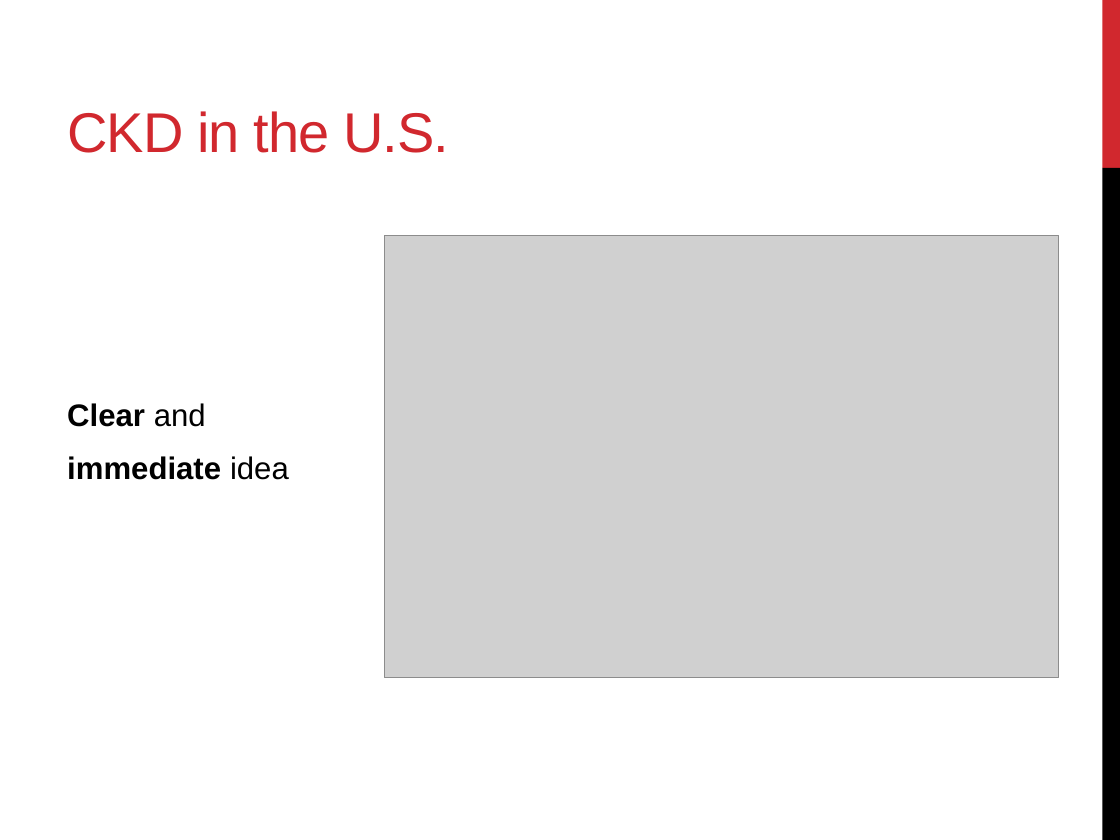
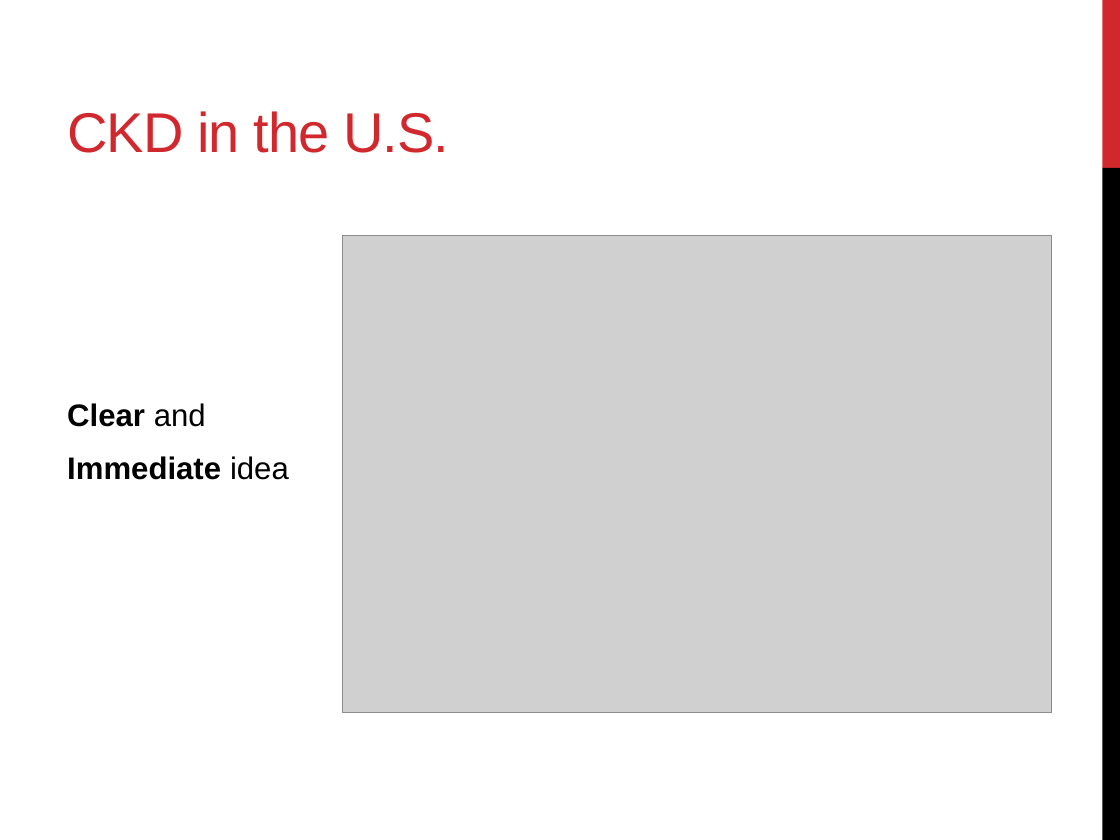
Before and after one commit to hertlen/bdsi16ehr, a slide deck: slide 3 of CKD.pptx (slide 2 before the commit). Drawn at 1120x840 pixels with LibreOffice and Linux fonts; fonts in the diff are those of the drawing; grey boxes stand for pictures. Boxes give left, top, right and bottom in pixels: in the first picture for what was removed or moved away, otherwise in the second. Text is boxed around its words. In the diff, an @@ line names an element or a change of style, - is before the commit and + after.

Commit message:
Add files via upload
Updates

```diff
--- a/CKD.pptx
+++ b/CKD.pptx
@@ picture: place and size @@
-picture at (384,235,1058,678)
+picture at (343,235,1052,712)
@@ text at (67,456,289,480): text changed @@
-immediate idea
+Immediate idea
```
Also in this commit, not shown: 2 slides added, 2 slides removed.
